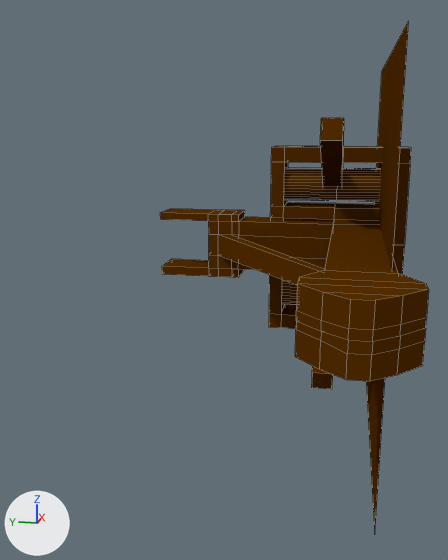
Two versions of the Blender file Objekte/Balliste_rotiert.blend, one commit apart.
Rendered twice from a 50 mm camera at (-13.46, -0.09, 2.6) aimed at (-1.18, 2.37, -0.47). Lighting does not change. The marker at lower left points along +X, +Y and +Z. Mesh edges are drawn as thin lines.

The scene before the commit, as lines of its bpy script (objects in view):
```python
me_cube = bpy.data.meshes.new('Cube')
me_cube.from_pydata(...)  # 352 vertices, 271 faces, 20 loose edges; spans x -5.85..2.06, y -1.39..1.7, z -2.78..2.78
me_cube.materials.append(mat_material)  # its picture is missing
me_cube_001 = bpy.data.meshes.new('Cube.001')
me_cube_001.from_pydata(...)  # 72 vertices, 67 faces; spans x -4.18..3.73, y -0.77..4.26, z -3.91..4.0
me_cube_001.materials.append(mat_material_001)  # its picture is missing
ob_balliste = bpy.data.objects.new('Balliste', me_cube)
ob_balliste.location = (0.0, 0.0, 0.0)
ob_standbein = bpy.data.objects.new('Standbein', me_cube_001)
ob_standbein.location = (0.0, 0.0, 0.0)
```
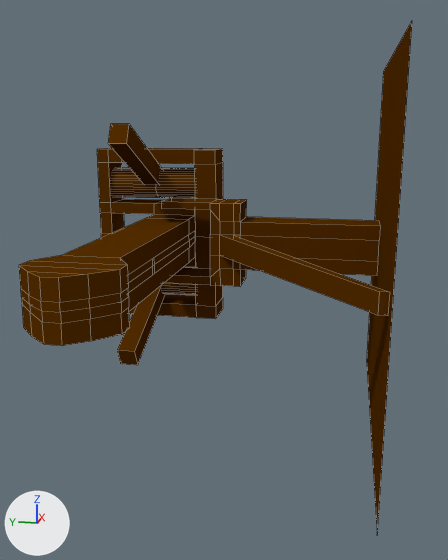
Where the change shows, as pixel boxes (x1, y1, x2, y2) in the pictures (448 x 560 px; the box of a moved part takes in the faces that stretch with it):
'Balliste', moved
    before: (269, 118, 429, 389)
    after: (19, 124, 223, 365)
'Standbein', reshaped
    before: (160, 21, 409, 531)
    after: (162, 21, 412, 534)
part 1 of me_cube_001, moved or reshaped
    before: (366, 21, 409, 531)
    after: (367, 21, 412, 534)
part 2 of me_cube_001, moved or reshaped
    before: (162, 255, 244, 278)
    after: (165, 255, 246, 287)
part 3 of me_cube_001, moved or reshaped
    before: (209, 217, 334, 285)
    after: (210, 217, 390, 316)
part 4 of me_cube_001, moved or reshaped
    before: (160, 209, 245, 234)
    after: (162, 198, 247, 235)

Patch to the scene script:
```diff
--- a/Objekte/Balliste_rotiert.blend.py
+++ b/Objekte/Balliste_rotiert.blend.py
@@ me_cube_001 @@
 # used by ob_standbein; location = (0.0, 0.0, 0.0)
-me_cube_001.from_pydata(...)  # 72 vertices, 67 faces; spans x -4.18..3.73, y -0.77..4.26, z -3.91..4.0
+me_cube_001.from_pydata(...)  # 72 vertices, 67 faces; spans x -4.2..3.71, y -0.81..4.21, z -3.91..4.0
+# me_cube_001 part 1: the loose piece of 4 vertices spanning x -4.18..3.73, y -0.77, z -3.91..4.0 is moved by (-0.02, -0.04, 0.0)
+# me_cube_001 part 2: 14 of the vertices in x 0.62..1.46, y 2.38..4.25, z -0.84..-0.64 are moved by (-0.02, -0.04, -0.21)
+# me_cube_001 part 3: 40 of the vertices in x -3.59..1.46, y -0.76..3.09, z -0.64..0.49 are moved by (-0.02, -0.04, 0.0)
+# me_cube_001 part 4: 14 of the vertices in x 0.62..1.46, y 2.38..4.26, z 0.49..0.64 are moved by (-0.02, -0.04, 0.26)
 me_cube_001.materials.append(mat_material_001)
@@ ob_balliste @@
 ob_balliste = bpy.data.objects.new('Balliste', me_cube)
-ob_balliste.location = (0.0, 0.0, 0.0)
+ob_balliste.location = (0.73, 4.56, -0.1)
```
